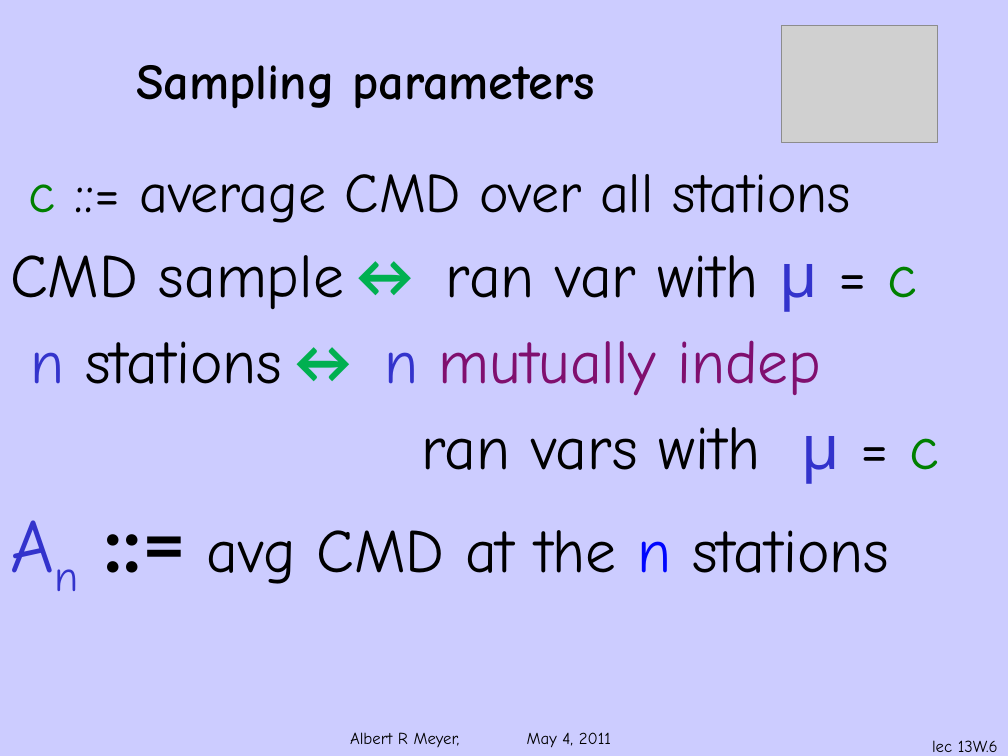
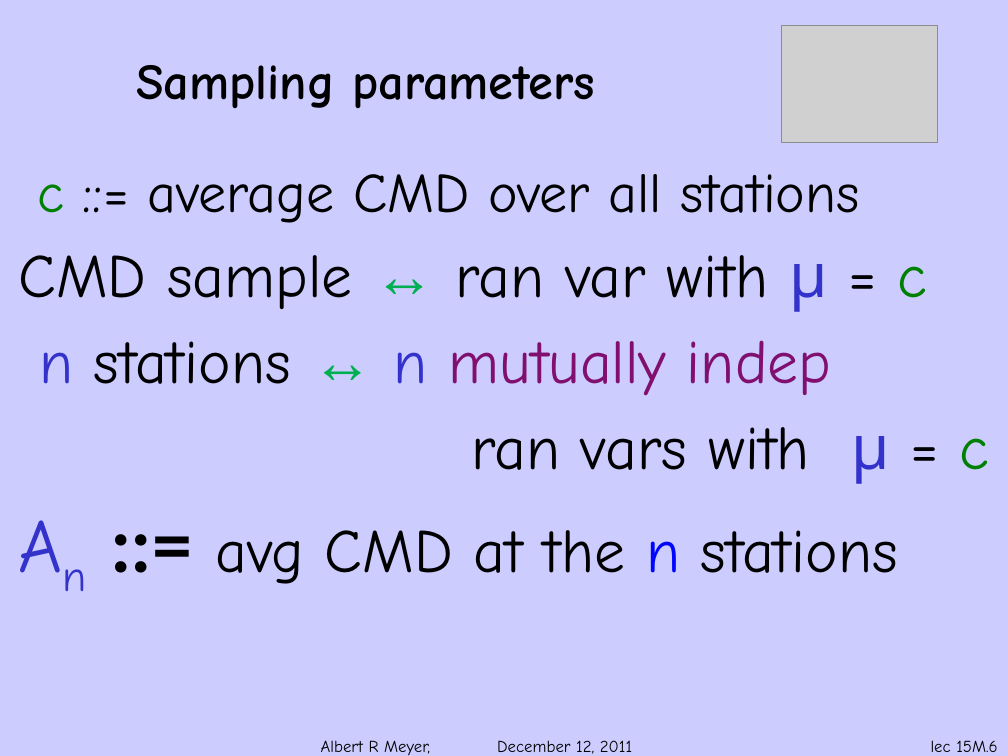
Before and after one commit to armeyer/mcs_web, a slide deck: slide 6 of fall11/slidesF11/slides15m.pptx. Drawn at 1008x756 pixels with LibreOffice and Linux fonts; fonts in the diff are those of the drawing; grey boxes stand for pictures; background and template pictures are left out. Boxes give left, top, right and bottom in pixels: in the first picture for what was removed or moved away, otherwise in the second. Text is boxed around its words. In the diff, an @@ line names an element or a change of style, - is before the commit and + after.

Commit message:
slides15m

```diff
--- a/fall11/slidesF11/slides15m.pptx
+++ b/fall11/slidesF11/slides15m.pptx
@@ text "c ::= average CMD over ...": place and size @@
-text "c ::= average CMD over ..." at (10, 174, 940, 584)
+text "c ::= average CMD over ..." at (18, 174, 989, 584)
@@ text at (18, 255, 927, 396): spaces changed @@
-CMD sample↔ ran var with μ = c
-n stations↔ n mutually indep
+CMD sample ↔ ran var with μ = c
+n stations ↔ n mutually indep
@@ text at (321, 740, 632, 756): text changed @@
-Albert R Meyer, May 4, 2011
+Albert R Meyer, December 12, 2011
@@ page number at (931, 740, 997, 752): text changed @@
-lec 13W.6
+lec 15M.6
```
Also in this commit, not shown: 16 other slides changed, 1 other file.
